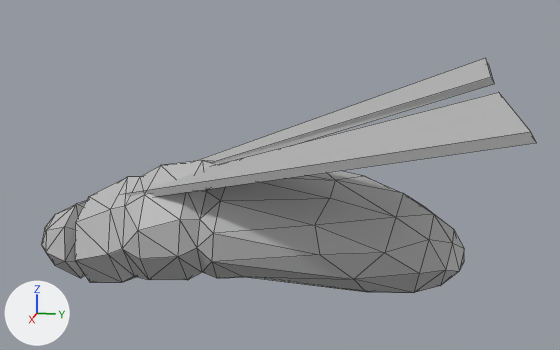
Before and after pictures for a commit that changed the Blender file art/firefly.blend.
The view is the same before and after, from a 50 mm camera at (2.149, 0.744, 0.706) aimed at (-0.041, 0.306, 0.159). Every picture has the same lights, and +X, +Y and +Z are marked at lower left. Mesh edges are drawn as thin lines.
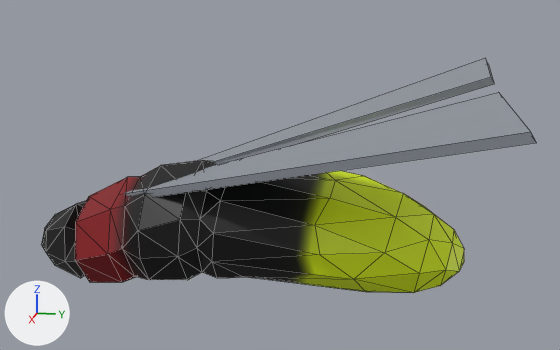
Location of each change, [x1, y1, x2, y2] in pixels of the pictures (560 x 350 px):
'Sphere', surface changed
    both: [41, 160, 464, 293]
'Cube', surface changed
    both: [123, 58, 537, 197]

The change in detail:
Picture 'wings' (img_wings) is new.
Picture 'body' (img_body) is new.
In material 'Material.001' (mat_material_001), base_color is no longer (0.5, 0.5, 0.5), grey #bcbcbc.
In material 'Material.001' (mat_material_001), texture is now set to img_body.
In material 'Material.002' (mat_material_002), base_color is no longer (0.5, 0.5, 0.5), grey #bcbcbc.
In material 'Material.002' (mat_material_002), texture is now set to img_wings.
